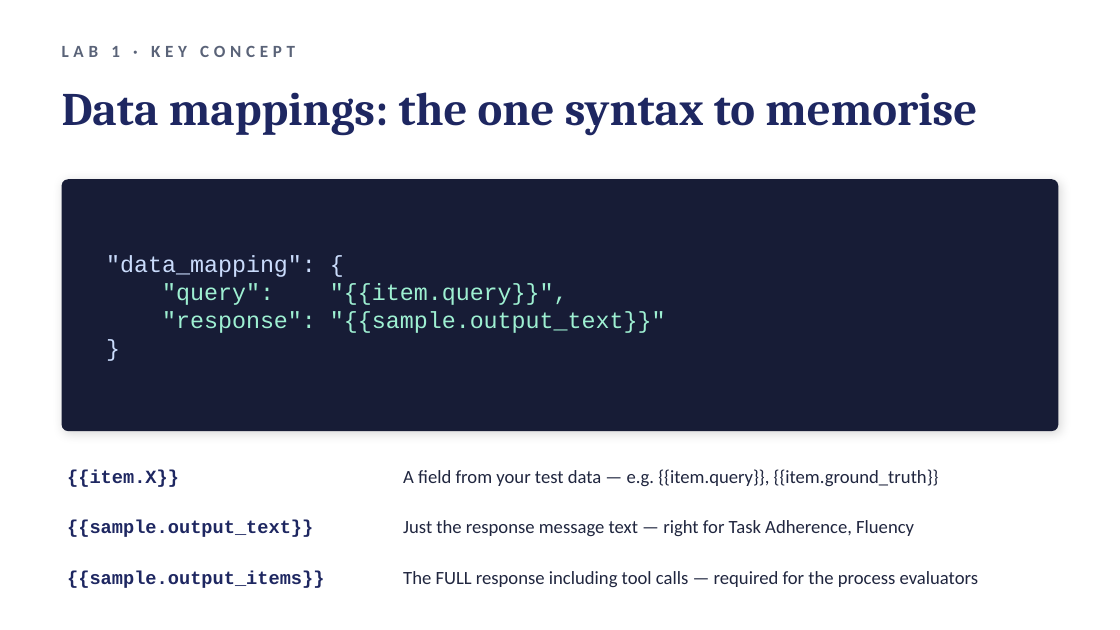
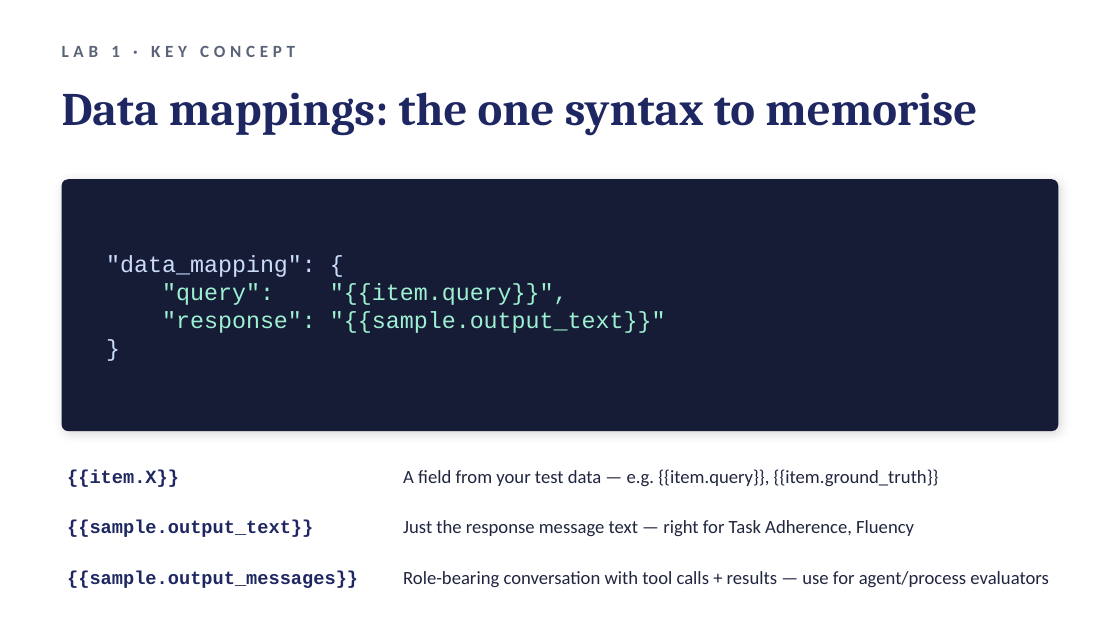
Before and after one commit to jplummer01/foundry-evaluations-workshop, a slide deck: slide 10 of slides/foundry-evals-workshop-deck.pptx. Drawn at 1120x630 pixels with LibreOffice and Linux fonts; fonts in the diff are those of the drawing. Boxes give left, top, right and bottom in pixels: in the first picture for what was removed or moved away, otherwise in the second. Text is boxed around its words. In the diff, an @@ line names an element or a change of style, - is before the commit and + after.

```diff
--- a/slides/foundry-evals-workshop-deck.pptx
+++ b/slides/foundry-evals-workshop-deck.pptx
@@ text at <box>67,571,358,588</box>: text changed @@
-{{sample.output_items}}
+{{sample.output_messages}}
@@ text at <box>403,571,1048,587</box>: text changed @@
-The FULL response including tool calls — required for the process evaluators
+Role-bearing conversation with tool calls + results — use for agent/process evaluators
```
Also in this commit, not shown: 4 other slides changed, 1 slide added.
